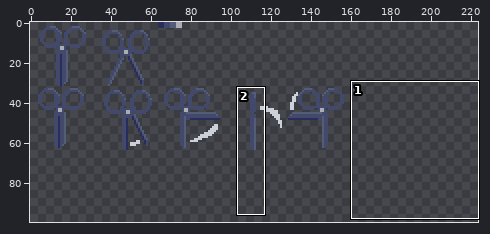
Pixel-art file -- assets/scissors.aseprite. Above, an overview of the earlier version with the close-up marked.
Close-up. First the earlier version:
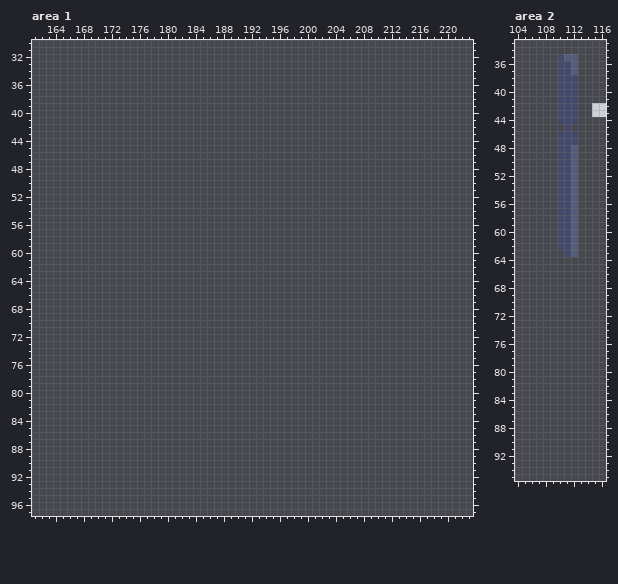
256x256 pixels, 1 frame. Shown: area 1: x 161..223, y 30..97; area 2: x 104..116, y 33..95. The wide view leaves out empty margins. The commit also changed other parts of the picture, which this record leaves out.
And afterwards:
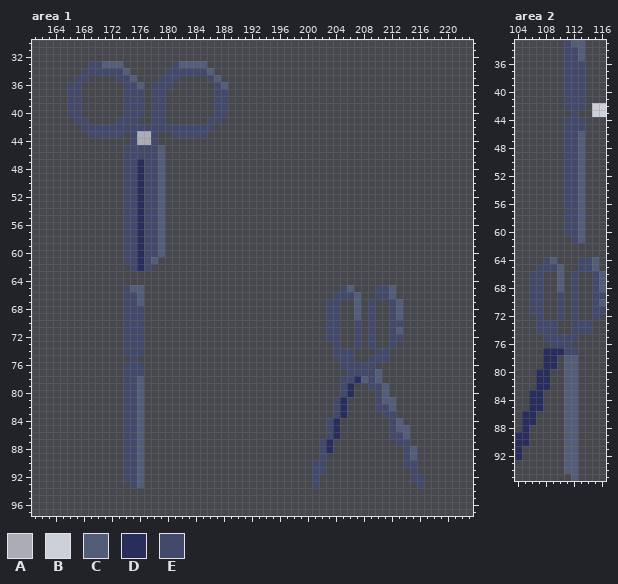
Palette (. is transparent): A #abadb6  B #ccd0d9  C #535d77  D #282d5c  E #42496a
Changes in this commit:
Changed rows in their new state; - is an unchanged pixel.
Area 1:
first column x 166:
33 ---EECCC-------ECCCC-------------------------------
34 --EEEEEEC-----EEEEEEC------------------------------
35 -EE----EEC---EEE----EC-----------------------------
36 EE------EEC-EEE------EC----------------------------
37 EE------EEE-EE-------EE----------------------------
38 EE------EEE-EE-------EE----------------------------
39 EE------EEE-EE-------EE----------------------------
40 EE------EEE-EE-------EE----------------------------
41 -EE----EEE--EE------EE-----------------------------
42 --EEEEEEEEEEEEEEEEEEE------------------------------
43 ---EEEEE-EAAE--EEEEE-------------------------------
44 ---------EAAE--------------------------------------
45 --------EEEEEC-------------------------------------
46 --------EEEEEC-------------------------------------
47 --------EEDEEC-------------------------------------
48 --------EEDEEC-------------------------------------
49 --------EEDEEC-------------------------------------
50 --------EEDEEC-------------------------------------
51 --------EEDEEC-------------------------------------
52 --------EEDEEC-------------------------------------
53 --------EEDEEC-------------------------------------
54 --------EEDEEC-------------------------------------
55 --------EEDEEC-------------------------------------
56 --------EEDEEC-------------------------------------
57 --------EEDEEC-------------------------------------
58 --------EEDEEC-------------------------------------
59 --------EEDEEC-------------------------------------
60 --------EEDEEC-------------------------------------
61 --------EEDEC--------------------------------------
62 ---------EDE---------------------------------------
65 --------ECC----------------------------EC---EEC----
66 --------EEC---------------------------EEEC--EEC----
67 --------EEC--------------------------EE--C-E--EC---
68 --------EEE--------------------------EE--C-E--EC---
69 --------EEE--------------------------EE--C-E--EC---
70 --------EEE--------------------------EE--E-E--EE---
71 --------EEE--------------------------EE--E-E--EC---
72 --------EEE--------------------------EE--E-E--EE---
73 --------EEE---------------------------E--E-E--E----
74 --------EEE---------------------------EEE---EE-----
75 ---------E----------------------------EEE--EEE-----
76 --------EEE----------------------------EEEEE-------
77 --------EEE-----------------------------EEEEC------
78 --------EEC----------------------------EEDCEC------
79 --------EEC----------------------------ED--EEC-----
80 --------EEC----------------------------ED---EC-----
81 --------EEC---------------------------ED----ECC----
82 --------EEC---------------------------ED----EEC----
83 --------EEC---------------------------ED-----EE----
84 --------EEC--------------------------ED-------EC---
85 --------EEC--------------------------ED-------ECC--
86 --------EEC--------------------------ED-------EEC--
87 --------EEC-------------------------ED---------EE--
88 --------EEC-------------------------ED----------EC-
89 --------EEC-------------------------E-----------EC-
90 --------EEC------------------------EE-----------EE-
91 --------EEC------------------------EE------------E-
92 --------EEC------------------------E-------------EE
93 ---------EC------------------------E--------------E
Area 2:
first column x 104:
33 -------ECC---
34 -------EEC---
35 ------.EEC---
36 ------.-EE---
37 ------.-EE---
38 ------.--E---
39 ------.--E---
40 ------.--E---
41 ------.--E---
42 ------.--E---
43 ------..-----
44 ------.--E---
45 --------EE---
46 ------.--C---
47 ------.--C---
48 ------.-EC---
49 ------.-EC---
50 ------.-EC---
51 ------.-EC---
52 ------.-EC---
53 ------.-EC---
54 ------.-EC---
55 ------.-EC---
56 ------.-EC---
57 ------.-EC---
58 ------.-EC---
59 ------.-EC---
60 ------.-EC---
61 ------..EC---
62 ------...----
63 -------..----
64 ----EC---EEC-
65 ---EEEC--EEC-
66 --EE--C-E--EC
67 --EE--C-E--EC
68 --EE--C-E--EC
69 --EE--E-E--EE
70 --EE--E-E--EC
71 --EE--E-E--EE
72 ---E--E-E--E-
73 ---EEE--EEE--
74 ---EEE--EEE--
75 ----EEEEE----
76 -----EEE-----
77 ----DDDEE----
78 ----DD-CC----
79 ----DD-CC----
80 ---DD--CC----
81 ---DD--CC----
82 ---DD--CC----
83 --DD---CC----
84 --DD---CC----
85 --DD---CC----
86 -DD----CC----
87 -DD----CC----
88 -D-----CC----
89 DD-----CC----
90 DD-----CC----
91 D------CC----
92 D------CC----
93 -------CC----
94 -------CC----
95 --------C----
Changed places in both close-ups, as pixel boxes (x1, y1, x2, y2):
added: (67, 61, 228, 488)
added: (312, 285, 424, 488)
changed: (515, 40, 606, 481)
